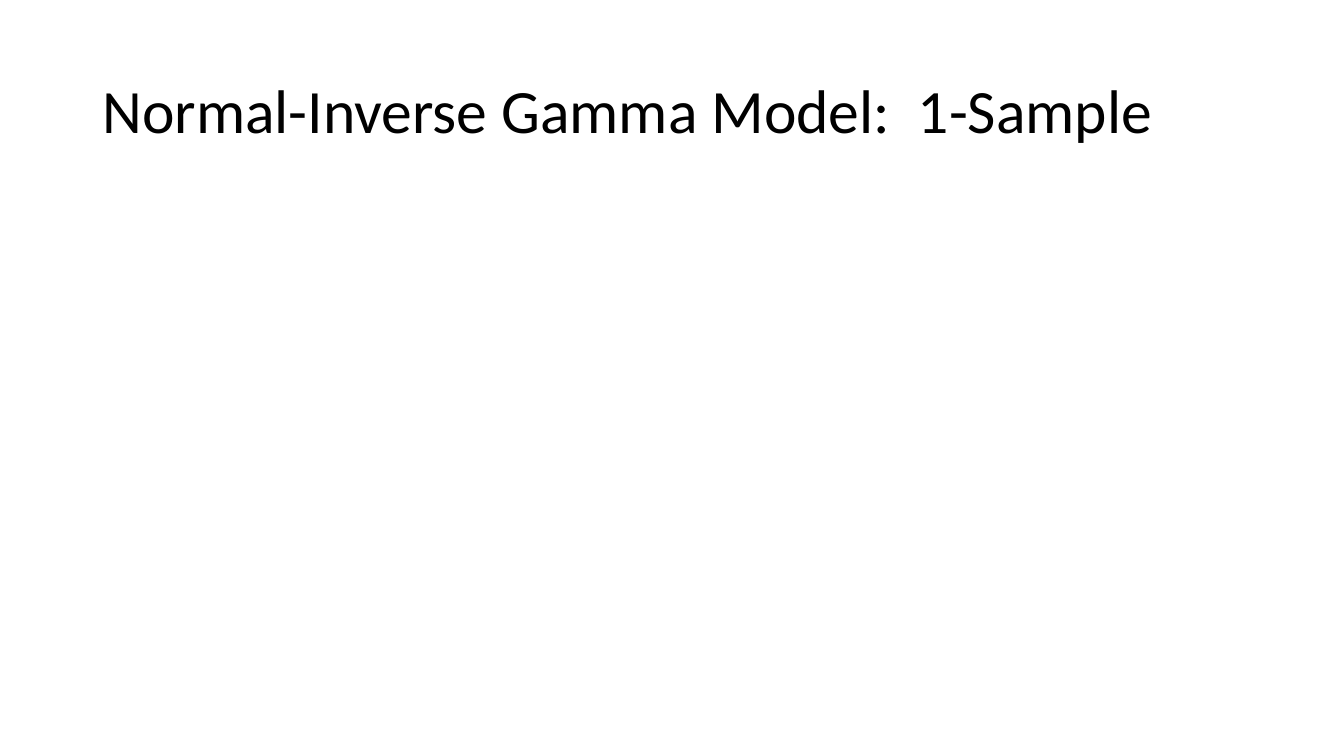
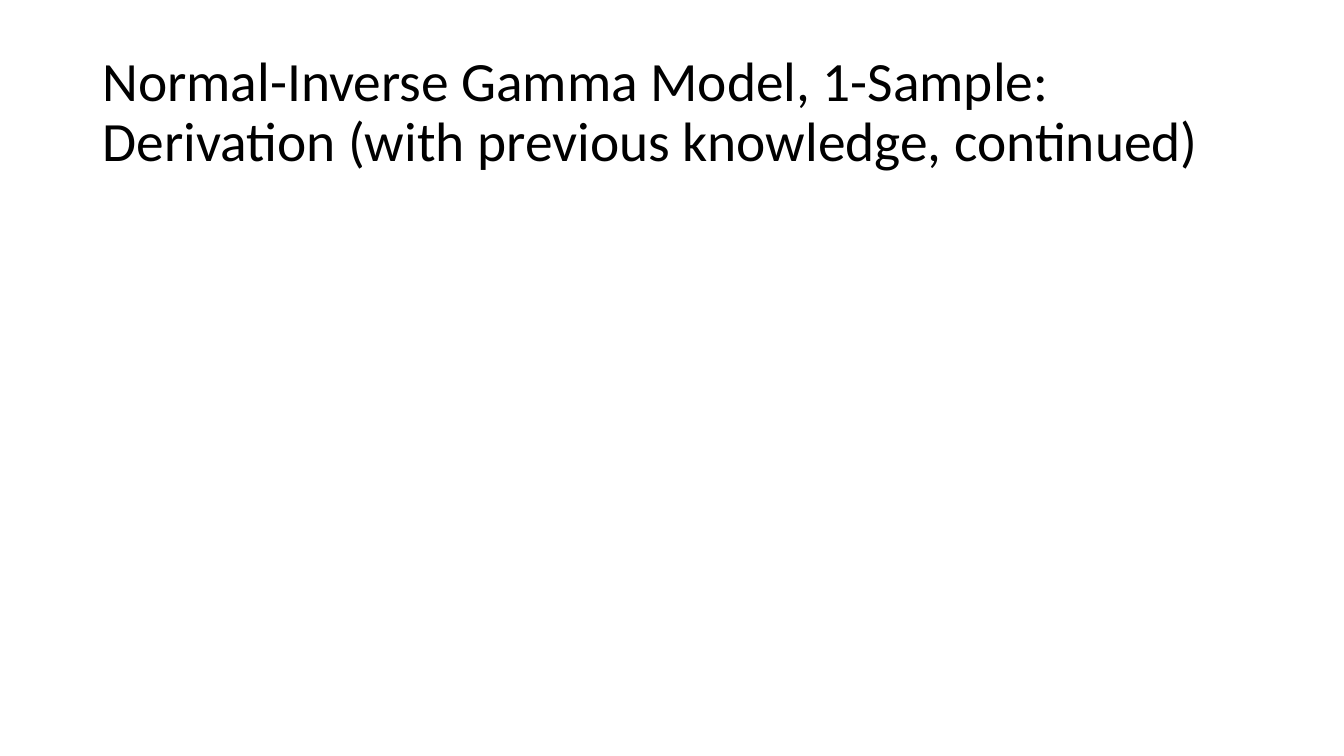
Before and after one commit to vgharris3/predictiveInference, a slide deck: slide 24 of Thesis_Files/ThesisDefense.pptx (slide 17 before the commit). Drawn at 1344x756 pixels with LibreOffice and Linux fonts; fonts in the diff are those of the drawing; grey boxes stand for pictures. Boxes give left, top, right and bottom in pixels: in the first picture for what was removed or moved away, otherwise in the second. Text is boxed around its words. In the diff, an @@ line names an element or a change of style, - is before the commit and + after.

```diff
--- a/Thesis_Files/ThesisDefense.pptx
+++ b/Thesis_Files/ThesisDefense.pptx
@@ title at (x1=102, y1=62, x2=1197, y2=171): text changed; size 44 to 39.6 pt @@
-Normal-Inverse Gamma Model: 1-Sample
+Normal-Inverse Gamma Model, 1-Sample:
+Derivation (with previous knowledge, continued)
```
Also in this commit, not shown: 10 other slides changed, 14 slides added, 8 other files.
